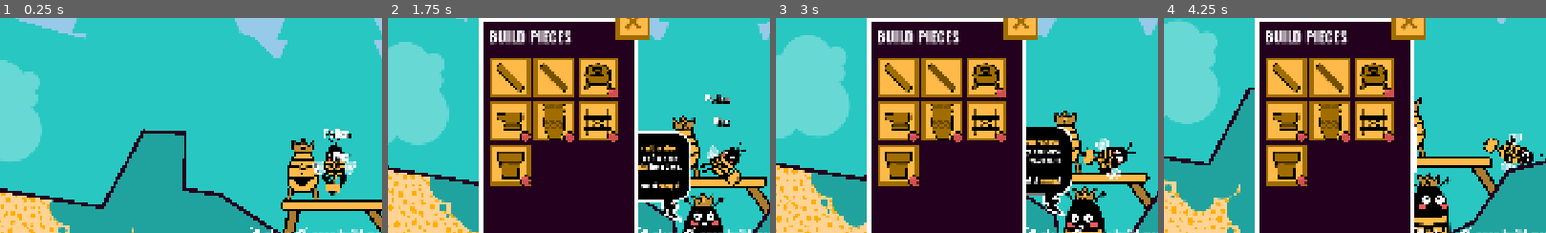
Above: before the commit, frames 1-4 (left to right).
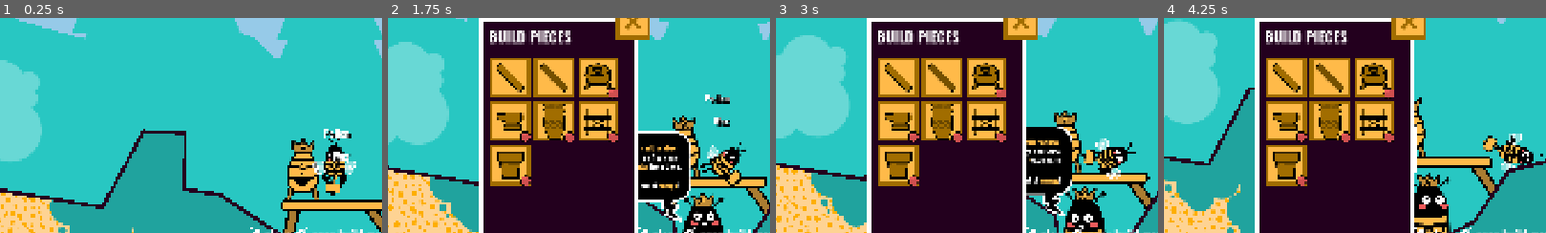
Above: after the commit, the same moments.

Repository: anttihaavikko/slumgum-waggle-dance
Game: Godot game, scene res://Scenes/main.tscn
Same seed, same stepped clock (60 frames per second), same inputs: the game is played once before the commit and once after it.
Inputs (mouse positions are % of the whole screen's width and height, from its top left):
- Up to frame 1 (0.25 s): no input
- Up to frame 2 (1.75 s): tap Enter at 0.5 s; move the mouse to (3, 3) at 0.52 s; hold D (right) 0.53-1.28 s; right-click (3, 3) at 0.6 s; click (3, 3) at 0.67 s; move the mouse to (4, 5) at 1.27 s; hold S (brake) from 1.28 s (still down); right-click (4, 5) at 1.35 s; click (4, 5) at 1.42 s
- Up to frame 3 (3 s): move the mouse to (60, 28) at 2.02 s; release S (brake) at 2.03 s; hold D (right) 2.03-2.78 s; tap Middle mouse button (middle) at 2.1 s; click (60, 28) at 2.17 s; right-click (60, 28) at 2.3 s; move the mouse to (45, 70) at 2.77 s; hold W (accelerate) from 2.78 s (still down); click (45, 70) at 2.85 s
- Up to frame 4 (4.25 s): right-click (45, 70) at 3.05 s; move the mouse to (80, 65) at 3.52 s; release W (accelerate) at 3.53 s; hold A (left) from 3.53 s (still down); hold Shift (shift) from 3.53 s (still down); click (80, 65) at 3.67 s; right-click (80, 65) at 3.8 s
The pictures show only the part of the screen within x 6-56%, y 16-66%; the shares and areas given below are measured in that part.

The runs differ from the first frame. In frame 1, less than 0.1% of the frame differs, in the area x 85-89%, y 66-83%; in frame 2, less than 0.1%; in frame 3, 0.2%; in frame 4, 0.2%, in the area x 83-94%, y 54-66%.

Commit message:
Move hands a bit with spring core

Diff:
--- a/Scenes/main.tscn
+++ b/Scenes/main.tscn
@@ -885,7 +885,7 @@
 horizontal_alignment = 1
 vertical_alignment = 1
 
-[node name="Bee" type="Node2D" parent="." unique_id=2060944565 node_paths=PackedStringArray("body", "lander", "wings", "inventory", "tools", "hands", "health", "energy", "item", "cam", "builder", "face", "crosses", "visuals", "leg_container", "core_remote")]
+[node name="Bee" type="Node2D" parent="." unique_id=2060944565 node_paths=PackedStringArray("body", "lander", "wings", "inventory", "tools", "hands", "health", "energy", "item", "cam", "builder", "face", "crosses", "visuals", "leg_container", "core_remote", "hands_wrap")]
 z_index = 5
 position = Vector2(597, -419)
 script = ExtResource("1_8gbba")
@@ -893,11 +893,11 @@
 lander = NodePath("Lander")
 wings = NodePath("Body/Wing Flap")
 inventory = NodePath("../HUD/Frame/Bar")
-tools = [NodePath("Body/Body Sprite/Hands/Aligner/Swinger/Hammer"), NodePath("Body/Body Sprite/Hands/Aligner/Swinger/Scythe"), NodePath("Body/Body Sprite/Hands/Aligner/Swinger/Brush"), NodePath("Body/Body Sprite/Hands/Aligner/Swinger/Guitar"), NodePath("Body/Body Sprite/Hands/Aligner/Swinger/Paintbrush"), NodePath("Body/Body Sprite/Hands/Aligner/Swinger/Lantern"), NodePath("Body/Body Sprite/Hands/Aligner/Swinger/Pickaxe")]
-hands = NodePath("Body/Body Sprite/Hands/Hands")
+tools = [NodePath("Body/Body Sprite/Hands Wrap/Hands/Aligner/Swinger/Hammer"), NodePath("Body/Body Sprite/Hands Wrap/Hands/Aligner/Swinger/Scythe"), NodePath("Body/Body Sprite/Hands Wrap/Hands/Aligner/Swinger/Brush"), NodePath("Body/Body Sprite/Hands Wrap/Hands/Aligner/Swinger/Guitar"), NodePath("Body/Body Sprite/Hands Wrap/Hands/Aligner/Swinger/Paintbrush"), NodePath("Body/Body Sprite/Hands Wrap/Hands/Aligner/Swinger/Lantern"), NodePath("Body/Body Sprite/Hands Wrap/Hands/Aligner/Swinger/Pickaxe")]
+hands = NodePath("Body/Body Sprite/Hands Wrap/Hands/Hands")
 health = NodePath("../HUD/Frame/Health")
 energy = NodePath("../HUD/Frame/Energy")
-item = NodePath("Body/Body Sprite/Hands/Item")
+item = NodePath("Body/Body Sprite/Hands Wrap/Hands/Item")
 cam = NodePath("Body/Camera")
 builder = NodePath("../Platforms")
 face = NodePath("Body/Body Sprite/Face Wrap/LookAtMouse/Face")
@@ -907,6 +907,7 @@
 leg_container = NodePath("Lander/Container")
 spring_core_prefab = ExtResource("104_bdqux")
 core_remote = NodePath("Body/Pendulum Mover")
+hands_wrap = NodePath("Body/Body Sprite/Hands Wrap")
 
 [node name="Body" type="RigidBody2D" parent="Bee" unique_id=617439204 node_paths=PackedStringArray("bee")]
 collision_layer = 5
@@ -1051,7 +1052,9 @@
 scale = Vector2(0.16434486, 0.16434486)
 texture = ExtResource("34_jwpg7")
 
-[node name="Hands" type="Node2D" parent="Bee/Body/Body Sprite" unique_id=1805560162]
+[node name="Hands Wrap" type="Node2D" parent="Bee/Body/Body Sprite" unique_id=1865143021]
+
+[node name="Hands" type="Node2D" parent="Bee/Body/Body Sprite/Hands Wrap" unique_id=1805560162]
 position = Vector2(0, 62)
 script = ExtResource("11_h1bgf")
 moves = true
@@ -1059,26 +1062,26 @@
 single_direction = true
 metadata/_custom_type_script = "uid://uxu8p38o38ip"
 
-[node name="Item" type="Sprite2D" parent="Bee/Body/Body Sprite/Hands" unique_id=391573004]
+[node name="Item" type="Sprite2D" parent="Bee/Body/Body Sprite/Hands Wrap/Hands" unique_id=391573004]
 visible = false
 position = Vector2(-2.999998, -39.000008)
 scale = Vector2(0.73749995, 0.73749995)
 texture = ExtResource("12_gt3je")
 offset = Vector2(0, 1)
 
-[node name="Hands" type="Sprite2D" parent="Bee/Body/Body Sprite/Hands" unique_id=556945472]
+[node name="Hands" type="Sprite2D" parent="Bee/Body/Body Sprite/Hands Wrap/Hands" unique_id=556945472]
 self_modulate = Color(1, 0.7294118, 0.28627452, 1)
 position = Vector2(-1.9999999, 2)
 scale = Vector2(0.99999994, 0.99999994)
 texture = ExtResource("11_b3802")
 offset = Vector2(0, 1)
 
-[node name="Aligner" type="Node2D" parent="Bee/Body/Body Sprite/Hands" unique_id=218306283]
-
-[node name="Swinger" type="Node2D" parent="Bee/Body/Body Sprite/Hands/Aligner" unique_id=1904647529]
+[node name="Aligner" type="Node2D" parent="Bee/Body/Body Sprite/Hands Wrap/Hands" unique_id=218306283]
+
+[node name="Swinger" type="Node2D" parent="Bee/Body/Body Sprite/Hands Wrap/Hands/Aligner" unique_id=1904647529]
 script = ExtResource("18_1w6v2")
 
-[node name="Hammer" type="Sprite2D" parent="Bee/Body/Body Sprite/Hands/Aligner/Swinger" unique_id=832850319 node_paths=PackedStringArray("builder", "cast", "swinger", "aligner", "help_text")]
+[node name="Hammer" type="Sprite2D" parent="Bee/Body/Body Sprite/Hands Wrap/Hands/Aligner/Swinger" unique_id=832850319 node_paths=PackedStringArray("builder", "cast", "swinger", "aligner", "help_text")]
 visible = false
 self_modulate = Color(1, 0.7294118, 0.28627452, 1)
 position = Vector2(-3, 0)
@@ -1087,8 +1090,8 @@
 texture = ExtResource("10_k12tt")
 offset = Vector2(-47, 3)
 script = ExtResource("13_fevyy")
-builder = NodePath("../../../../../../../Platforms")
-cast = NodePath("../../../../../../../Cursor Icon/Mouse Caster")
+builder = NodePath("../../../../../../../../Platforms")
+cast = NodePath("../../../../../../../../Cursor Icon/Mouse Caster")
 description = "A tool for constructing platforms and other build pieces. Highly recommended!"
 recipe = Dictionary[int, int]({
 0: 7
@@ -1096,9 +1099,9 @@
 swinger = NodePath("..")
 aligner = NodePath("../..")
 swing_dir = -0.6
-help_text = NodePath("../../../../../../../HUD/Frame/Hammer Help")
-
-[node name="Scythe" type="Sprite2D" parent="Bee/Body/Body Sprite/Hands/Aligner/Swinger" unique_id=627905351 node_paths=PackedStringArray("area", "swinger", "aligner", "sprite")]
+help_text = NodePath("../../../../../../../../HUD/Frame/Hammer Help")
+
+[node name="Scythe" type="Sprite2D" parent="Bee/Body/Body Sprite/Hands Wrap/Hands/Aligner/Swinger" unique_id=627905351 node_paths=PackedStringArray("area", "swinger", "aligner", "sprite")]
 visible = false
 self_modulate = Color(1, 0.7294118, 0.28627452, 1)
 position = Vector2(-1, -2)
@@ -1120,13 +1123,13 @@
 swing_dir = 1.2
 sprite = NodePath(".")
 
-[node name="Area" type="ShapeCast2D" parent="Bee/Body/Body Sprite/Hands/Aligner/Swinger/Scythe" unique_id=1646312883]
+[node name="Area" type="ShapeCast2D" parent="Bee/Body/Body Sprite/Hands Wrap/Hands/Aligner/Swinger/Scythe" unique_id=1646312883]
 position = Vector2(-247.27628, 103.423645)
 shape = SubResource("CircleShape2D_55idt")
 target_position = Vector2(0, 0)
 collision_mask = 10806
 
-[node name="Brush" type="Sprite2D" parent="Bee/Body/Body Sprite/Hands/Aligner/Swinger" unique_id=1224503187 node_paths=PackedStringArray("aligner")]
+[node name="Brush" type="Sprite2D" parent="Bee/Body/Body Sprite/Hands Wrap/Hands/Aligner/Swinger" unique_id=1224503187 node_paths=PackedStringArray("aligner")]
 visible = false
 self_modulate = Color(1, 0.7294118, 0.28627452, 1)
 position = Vector2(-1, -1.04904175e-05)
@@ -1146,7 +1149,7 @@
 aligner = NodePath("../..")
 swing_dir = 1.2
 
-[node name="Lantern" type="Sprite2D" parent="Bee/Body/Body Sprite/Hands/Aligner/Swinger" unique_id=217710515 node_paths=PackedStringArray("aligner")]
+[node name="Lantern" type="Sprite2D" parent="Bee/Body/Body Sprite/Hands Wrap/Hands/Aligner/Swinger" unique_id=217710515 node_paths=PackedStringArray("aligner")]
 visible = false
 self_modulate = Color(1, 0.7294118, 0.28627452, 1)
 position = Vector2(-24.999998, -41.000008)
@@ -1161,18 +1164,18 @@
 aligner = NodePath("../..")
 aligns = false
 
-[node name="Light" type="Sprite2D" parent="Bee/Body/Body Sprite/Hands/Aligner/Swinger/Lantern" unique_id=522149302]
+[node name="Light" type="Sprite2D" parent="Bee/Body/Body Sprite/Hands Wrap/Hands/Aligner/Swinger/Lantern" unique_id=522149302]
 position = Vector2(25, 27)
 scale = Vector2(0.6999999, 1.0599998)
 texture = ExtResource("48_jekl6")
 
-[node name="Sprite" type="Sprite2D" parent="Bee/Body/Body Sprite/Hands/Aligner/Swinger/Lantern" unique_id=1365520191]
+[node name="Sprite" type="Sprite2D" parent="Bee/Body/Body Sprite/Hands Wrap/Hands/Aligner/Swinger/Lantern" unique_id=1365520191]
 self_modulate = Color(1, 0.7294118, 0.28627452, 1)
 position = Vector2(20, 19.000002)
 scale = Vector2(0.85752857, 0.85752857)
 texture = ExtResource("47_fg68e")
 
-[node name="PointLight2D" type="PointLight2D" parent="Bee/Body/Body Sprite/Hands/Aligner/Swinger/Lantern" unique_id=842583389]
+[node name="PointLight2D" type="PointLight2D" parent="Bee/Body/Body Sprite/Hands Wrap/Hands/Aligner/Swinger/Lantern" unique_id=842583389]
 position = Vector2(20.999996, 40.000008)
 rotation = -0.13577862
 scale = Vector2(1.7338657, 1.7338657)
@@ -1181,7 +1184,7 @@
 texture_scale = 1.5
 script = ExtResource("28_pfx1i")
 
-[node name="Glow" type="Sprite2D" parent="Bee/Body/Body Sprite/Hands/Aligner/Swinger/Lantern" unique_id=1027141544]
+[node name="Glow" type="Sprite2D" parent="Bee/Body/Body Sprite/Hands Wrap/Hands/Aligner/Swinger/Lantern" unique_id=1027141544]
 modulate = Color(1, 1, 1, 0.105882354)
 material = SubResource("CanvasItemMaterial_qnggo")
 position = Vector2(22.000002, 43.000015)
@@ -1192,7 +1195,7 @@
 scale_amount = Vector2(0.02, 0.02)
 scale_speed = 15.0
 
-[node name="Guitar" type="Sprite2D" parent="Bee/Body/Body Sprite/Hands/Aligner/Swinger" unique_id=475418637 node_paths=PackedStringArray("chord_display", "swinger", "aligner", "sprite")]
+[node name="Guitar" type="Sprite2D" parent="Bee/Body/Body Sprite/Hands Wrap/Hands/Aligner/Swinger" unique_id=475418637 node_paths=PackedStringArray("chord_display", "swinger", "aligner", "sprite")]
 visible = false
 self_modulate = Color(1, 0.7294118, 0.28627452, 1)
 position = Vector2(3.9999886, 1.30832195e-05)
@@ -1201,7 +1204,7 @@
 texture = ExtResource("31_nwwfm")
 offset = Vector2(73.951904, 1.5249786)
 script = ExtResource("93_na2ur")
-chord_display = NodePath("../../../../../../../Cursor Icon/Chord")
+chord_display = NodePath("../../../../../../../../Cursor Icon/Chord")
 identifier = 3
 description = "Allows you to play some sweet comforting tunes. Could maybe even affect your predators."
 recipe = Dictionary[int, int]({
@@ -1215,12 +1218,12 @@
 sprite = NodePath(".")
 flips = true
 
-[node name="Scale" type="Sprite2D" parent="Bee/Body/Body Sprite/Hands/Aligner/Swinger/Guitar" unique_id=392386160]
+[node name="Scale" type="Sprite2D" parent="Bee/Body/Body Sprite/Hands Wrap/Hands/Aligner/Swinger/Guitar" unique_id=392386160]
 modulate = Color(1, 1, 1, 0.11372549)
 scale = Vector2(4.7098603, 4.7098603)
 texture = ExtResource("98_e1jjv")
 
-[node name="Paintbrush" type="Sprite2D" parent="Bee/Body/Body Sprite/Hands/Aligner/Swinger" unique_id=1825213336 node_paths=PackedStringArray("paint", "cast", "swinger", "aligner", "sprite")]
+[node name="Paintbrush" type="Sprite2D" parent="Bee/Body/Body Sprite/Hands Wrap/Hands/Aligner/Swinger" unique_id=1825213336 node_paths=PackedStringArray("paint", "cast", "swinger", "aligner", "sprite")]
 visible = false
 self_modulate = Color(1, 0.7294118, 0.28627452, 1)
 position = Vector2(-1.9999695, 4.9999886)
@@ -1231,7 +1234,7 @@
 script = ExtResource("43_ovafv")
 paint = NodePath("Paint")
 colors = Array[Color]([Color(1, 1, 1, 1), Color(0.9372549, 0.35686275, 0.35686275, 1), Color(0.1254902, 0.6392157, 0.61960787, 1), Color(1, 0.7294118, 0.28627452, 1)])
-cast = NodePath("../../../../../../../Cursor Icon/Mouse Caster")
+cast = NodePath("../../../../../../../../Cursor Icon/Mouse Caster")
 identifier = 4
 description = "Allows you to paint your build pieces to what ever color you want, and possess paint of."
 recipe = Dictionary[int, int]({
@@ -1244,11 +1247,11 @@
 swing_dir = -0.7
 sprite = NodePath(".")
 
-[node name="Paint" type="Sprite2D" parent="Bee/Body/Body Sprite/Hands/Aligner/Swinger/Paintbrush" unique_id=1782155655]
+[node name="Paint" type="Sprite2D" parent="Bee/Body/Body Sprite/Hands Wrap/Hands/Aligner/Swinger/Paintbrush" unique_id=1782155655]
 position = Vector2(-227.63586, -3.8719788)
 texture = ExtResource("43_nay3j")
 
-[node name="Pickaxe" type="Sprite2D" parent="Bee/Body/Body Sprite/Hands/Aligner/Swinger" unique_id=729087898 node_paths=PackedStringArray("area", "swinger", "aligner")]
+[node name="Pickaxe" type="Sprite2D" parent="Bee/Body/Body Sprite/Hands Wrap/Hands/Aligner/Swinger" unique_id=729087898 node_paths=PackedStringArray("area", "swinger", "aligner")]
 visible = false
 self_modulate = Color(1, 0.7294118, 0.28627452, 1)
 position = Vector2(-1.831934, -0.25831032)
@@ -1257,7 +1260,7 @@
 texture = ExtResource("96_0wopu")
 offset = Vector2(-69.47052, 2.293457)
 script = ExtResource("96_ja2pg")
-area = NodePath("../../../../../../../Mine Check")
+area = NodePath("../../../../../../../../Mine Check")
 identifier = 6
 description = "A tool for breaking down stones. Mining is a lot of work but the pebbles acquired are an important component in many recipes."
 recipe = Dictionary[int, int]({
--- a/Scripts/bee.gd
+++ b/Scripts/bee.gd
@@ -1,8 +1,10 @@
 class_name Bee extends Node2D
 
-# flower pots
 # blow pipe
 # paint making
+# oil press etc
+# potions
+# booster stations
 
 @export var body: MovableRigidbody
 @export var lander: MovableRigidbody
@@ -22,6 +24,7 @@
 @export var leg_container: Node2D
 @export var spring_core_prefab: PackedScene
 @export var core_remote: RemoteTransform2D
+@export var hands_wrap: Node2D
 
 var thrust = 1.5
 var turning = 1.0
@@ -95,6 +98,10 @@
 	energy.heal(999)
 	damage(1)
 
+func heal(amt := 1):
+	if health.is_alive():
+		health.heal(amt)
+
 func die():
 	health.hurt(999)
 	for i in inventory.slots:
@@ -205,6 +212,7 @@
 
 	# stretch -= clamp(signf(stretch) * delta * 0.5, -abs(stretch), abs(stretch))
 	var diff = spring_core.get_direction()
+	hands_wrap.position = diff * 1
 	stretch = diff.y * 0.004 - diff.x * 0.004
 	stretch = clamp(stretch, -0.2, 0.2)
 	visuals.scale = Vector2(1 - stretch, 1 + stretch)
--- a/Scripts/queen.gd
+++ b/Scripts/queen.gd
@@ -94,7 +94,7 @@
 
 func appear(_node: Node2D):
 	if appeared_today(): return
-	Main.singleton.bee.health.heal(1)
+	Main.singleton.bee.heal()
 	if Main.singleton.time.day == 1:
 		await get_tree().create_timer(0.5).timeout
 	if event: setup_skin(event.get_skin())
Not shown, changed: Misc/art.afdesign~lock~
